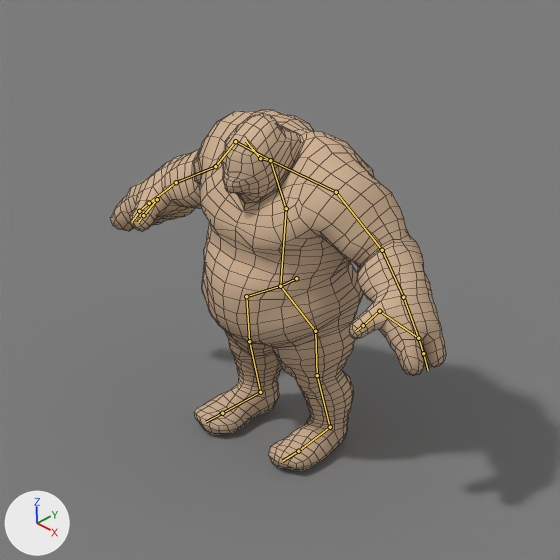
A saved change to the Blender file enemies/ogre/ogre_animations.blend.
The view is the same before and after, from the file's camera 'Camera'. The axes (+X, +Y, +Z) are drawn at lower left. The lights are the same throughout. The bones that bend it are drawn over the model as lines. Mesh edges are drawn as thin lines.

In view in the first picture: 'OgreLow', 'ShadowPlane'.
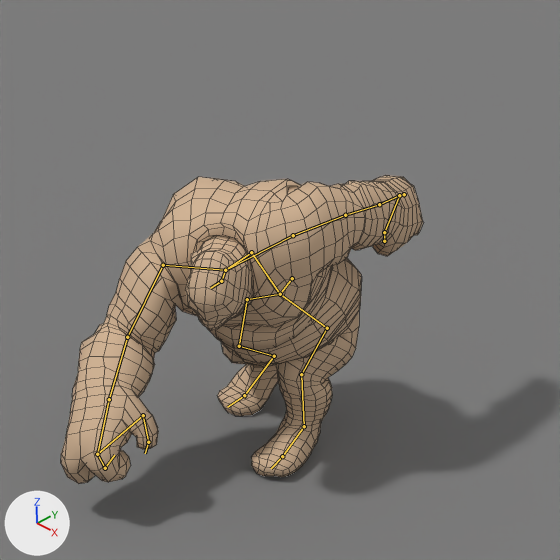
Commit message: Ogre punch

The newer file adds an action. The first version stands in its rest pose; the second is drawn at frame 4 of the action 'Punch'.

Changed parts and their boxes [x1, y1, x2, y2] in the pictures (560 x 560 px):
'OgreLow', posed (8% wider, 14% shorter)
    before: [111, 110, 446, 470]
    after: [61, 175, 423, 484]
bone 'Root', root to tip
    before: (296, 278) to (280, 286)
    after: (292, 278) to (280, 294)
bone 'LowerBack', root to tip
    before: (280, 286) to (286, 208)
    after: (280, 294) to (251, 252)
bone 'UpperBack', root to tip
    before: (286, 208) to (270, 160)
    after: (251, 252) to (225, 270)
bone 'Shoulder.Left', root to tip
    before: (270, 160) to (336, 192)
    after: (225, 270) to (293, 235)
bone 'Upperarm.Left', root to tip
    before: (336, 192) to (382, 250)
    after: (293, 235) to (345, 215)
bone 'Forearm.Left', root to tip
    before: (382, 250) to (403, 297)
    after: (345, 215) to (379, 204)
bone 'Finger1.Left', root to tip
    before: (418, 338) to (423, 353)
    after: (399, 195) to (404, 194)
bone 'Finger2.Left', root to tip
    before: (423, 353) to (428, 370)
    after: (404, 194) to (399, 195)
bone 'Thumb1.Left', root to tip
    before: (379, 311) to (363, 325)
    after: (384, 232) to (384, 241)
bone 'Thumb2.Left', root to tip
    before: (363, 325) to (355, 331)
    after: (384, 241) to (385, 241)
bone 'Shoulder.Right', root to tip
    before: (270, 160) to (235, 141)
    after: (225, 270) to (163, 265)
bone 'Upperarm.Right', root to tip
    before: (235, 141) to (215, 166)
    after: (163, 265) to (127, 337)
bone 'Forearm.Right', root to tip
    before: (215, 166) to (176, 182)
    after: (127, 337) to (109, 399)
bone 'ThumbBridge.Right', root to tip
    before: (149, 203) to (157, 199)
    after: (97, 454) to (143, 415)
bone 'Thumb1.Right', root to tip
    before: (157, 199) to (143, 215)
    after: (143, 415) to (148, 442)
bone 'Thumb2.Right', root to tip
    before: (143, 215) to (138, 222)
    after: (148, 442) to (145, 453)
bone 'Finger1.Right', root to tip
    before: (149, 203) to (139, 211)
    after: (97, 454) to (105, 468)
bone 'Finger2.Right', root to tip
    before: (139, 211) to (131, 222)
    after: (105, 468) to (114, 455)
bone 'Neck', root to tip
    before: (270, 160) to (260, 158)
    after: (225, 270) to (221, 281)
bone 'Head', root to tip
    before: (260, 158) to (246, 141)
    after: (221, 281) to (210, 288)
bone 'Hip.Right', root to tip
    before: (280, 286) to (246, 296)
    after: (280, 294) to (247, 299)
bone 'Thigh.Right', root to tip
    before: (246, 296) to (249, 341)
    after: (247, 299) to (239, 346)
bone 'Shin.Right', root to tip
    before: (249, 341) to (260, 392)
    after: (239, 346) to (274, 356)
bone 'Foot.Right', root to tip
    before: (260, 392) to (222, 413)
    after: (274, 356) to (244, 395)
bone 'Toes.Right', root to tip
    before: (222, 413) to (205, 422)
    after: (244, 395) to (227, 407)
bone 'Hip.Left', root to tip
    before: (280, 286) to (315, 331)
    after: (280, 294) to (327, 328)
bone 'Thigh.Left', root to tip
    before: (315, 331) to (317, 375)
    after: (327, 328) to (301, 374)
bone 'Shin.Left', root to tip
    before: (317, 375) to (330, 427)
    after: (301, 374) to (304, 426)
bone 'Foot.Left', root to tip
    before: (330, 427) to (298, 451)
    after: (304, 426) to (282, 456)

The edits, one by one:
Object 'OgreArm' (bone_rig_object) turns from (0, 0, 0) to (0, 0, 13323) degrees about its own x, y and z.
Bone 'Root' (bone_root) moves from (0.0, 0.0, 0.0) to (0.02, -0.001, 0.0).
Bone 'Root' (bone_root) turns from (0, 0, 0) to (-22, -5, -4) degrees about its own x, y and z.
Bone 'LowerBack' (bone_lowerback) turns from (0, 0, 0) to (18, 5, 4) degrees about its own x, y and z.
Bone 'UpperBack' (bone_upperback) turns from (0, 0, 0) to (19, 15, -4) degrees about its own x, y and z.
Bone 'Shoulder.Left' (bone_shoulder_left) turns from (0, 0, 0) to (0, -2, 10) degrees about its own x, y and z.
Bone 'Upperarm.Left' (bone_upperarm_left) turns from (0, 0, 0) to (-10, 1, 8) degrees about its own x, y and z.
Bone 'Forearm.Left' (bone_forearm_left) turns from (0, 0, 0) to (-20, 14, 23) degrees about its own x, y and z.
Bone 'Finger1.Left' (bone_finger1_left) turns from (0, 0, 0) to (-11, 2, -6) degrees about its own x, y and z.
Bone 'Finger2.Left' (bone_finger2_left) turns from (0, 0, 0) to (-22, 6, -6) degrees about its own x, y and z.
Bone 'Thumb1.Left' (bone_thumb1_left) turns from (0, 0, 0) to (-31, 1, -9) degrees about its own x, y and z.
Bone 'Thumb2.Left' (bone_thumb2_left) turns from (0, 0, 0) to (-19, 1, 11) degrees about its own x, y and z.
Bone 'Shoulder.Right' (bone_shoulder_right) turns from (0, 0, 0) to (1, 0, 11) degrees about its own x, y and z.
Bone 'Upperarm.Right' (bone_upperarm_right) turns from (0, 0, 0) to (-10, 34, 66) degrees about its own x, y and z.
Bone 'Upperarm.Right' (bone_upperarm_right) is rescaled from (1.0, 1.0, 1.0) to (1.0, 1.1, 1.0).
Bone 'Forearm.Right' (bone_forearm_right) turns from (0, 0, 0) to (-16, -29, 17) degrees about its own x, y and z.
Bone 'Forearm.Right' (bone_forearm_right) is rescaled from (1.0, 1.0, 1.0) to (1.1, 1.2, 1.1).
Bone 'ThumbBridge.Right' (bone_thumbbridge_right) turns from (0, 0, 0) to (7, 0, 6) degrees about its own x, y and z.
Bone 'Thumb1.Right' (bone_thumb1_right) turns from (0, 0, 0) to (-47, 27, -4) degrees about its own x, y and z.
Bone 'Thumb2.Right' (bone_thumb2_right) turns from (0, 0, 0) to (-21, -10, -27) degrees about its own x, y and z.
Bone 'Finger1.Right' (bone_finger1_right) turns from (0, 0, 0) to (-59, -4, 8) degrees about its own x, y and z.
Bone 'Finger2.Right' (bone_finger2_right) turns from (0, 0, 0) to (-68, -2, 15) degrees about its own x, y and z.
Bone 'Neck' (bone_neck) turns from (0, 0, 0) to (13, -9, -1) degrees about its own x, y and z.
Bone 'Head' (bone_head) turns from (0, 0, 0) to (-7, -4, 2) degrees about its own x, y and z.
Bone 'Hip.Right' (bone_hip_right) turns from (0, 0, 0) to (-1, 0, -1) degrees about its own x, y and z.
Bone 'Thigh.Right' (bone_thigh_right) moves from (0.0, 0.0, 0.0) to (0.0, 0.002, 0.0).
Bone 'Thigh.Right' (bone_thigh_right) turns from (0, 0, 0) to (-33, 12, 2) degrees about its own x, y and z.
Bone 'Shin.Right' (bone_shin_right) moves from (0.0, 0.0, 0.0) to (0.0, -0.003, 0.0).
Bone 'Shin.Right' (bone_shin_right) turns from (0, 0, 0) to (49, 5, -21) degrees about its own x, y and z.
Bone 'Foot.Right' (bone_foot_right) turns from (0, 0, 0) to (-9, 5, -3) degrees about its own x, y and z.
Bone 'Toes.Right' (bone_toes_right) turns from (0, 0, 0) to (-24, 5, 1) degrees about its own x, y and z.
Bone 'Hip.Left' (bone_hip_left) turns from (0, 0, 0) to (2, -1, -3) degrees about its own x, y and z.
Bone 'Thigh.Left' (bone_thigh_left) moves from (0.0, 0.0, 0.0) to (0.0, -0.002, 0.0).
Bone 'Thigh.Left' (bone_thigh_left) turns from (0, 0, 0) to (-65, 3, 1) degrees about its own x, y and z.
Bone 'Shin.Left' (bone_shin_left) moves from (0.0, 0.0, 0.0) to (0.0, 0.003, 0.0).
Bone 'Shin.Left' (bone_shin_left) turns from (0, 0, 0) to (35, -7, 10) degrees about its own x, y and z.
Bone 'Foot.Left' (bone_foot_left) turns from (0, 0, 0) to (8, 6, -1) degrees about its own x, y and z.
